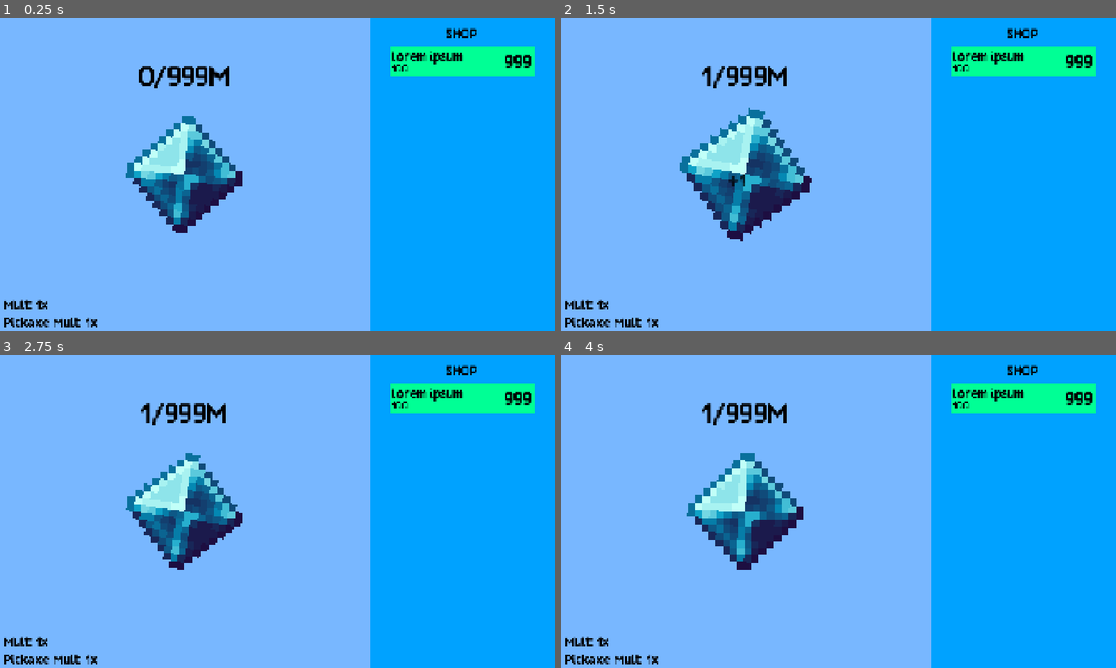
Above: before the commit, frames 1-4 (two rows, left to right).
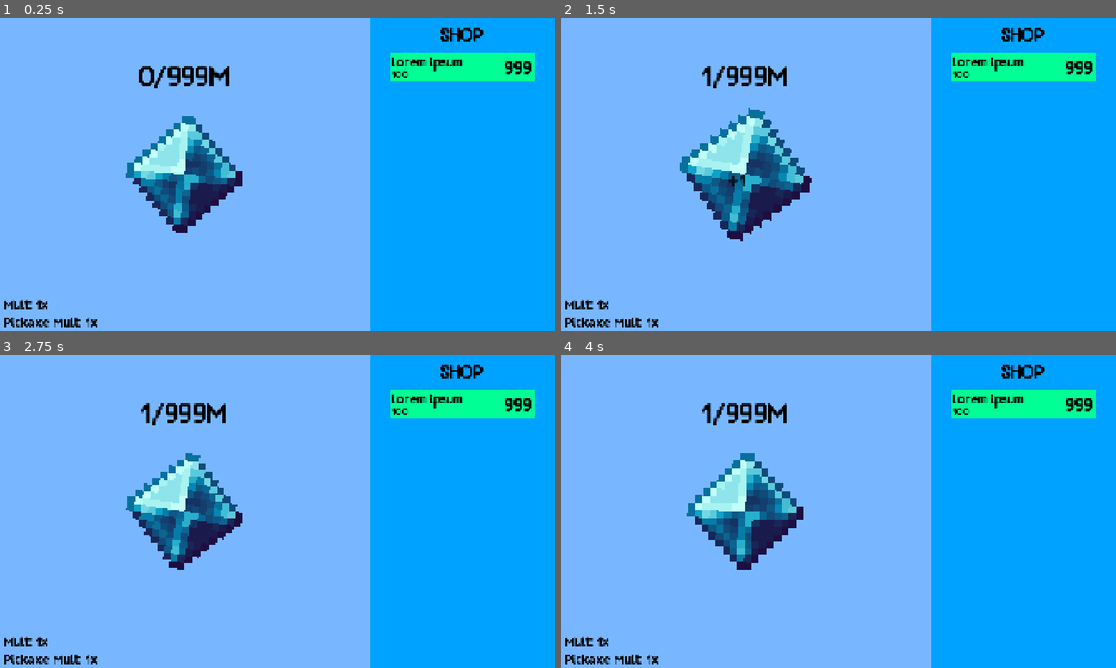
Above: after the commit, the same moments.

Repository: kyteidev/diamond-clicker-ultimate
Game: Godot game, scene res://scenes/game.tscn
Two runs of this game, one before a commit and one after it. Both use one fixed random seed, a clock stepped at 60 frames per second and the inputs below.
Inputs (mouse positions are in pixels of both pictures, inside the frame that each line leads up to):
- Up to frame 1 (0.25 s): no input
- Up to frame 2 (1.5 s): move the mouse to (960, 158) at 0.52 s; click (960, 158) at 0.6 s; move the mouse to (727, 190) at 1.27 s; click (727, 190) at 1.35 s
- Up to frame 3 (2.75 s): move the mouse to (333, 442) at 2.02 s; click (333, 442) at 2.1 s
- Up to frame 4 (4 s): move the mouse to (810, 574) at 2.77 s; click (810, 574) at 2.85 s; move the mouse to (1005, 558) at 3.52 s; click (1005, 558) at 3.6 s

The runs differ from the first frame. In frame 1, 1.8% of the frame differs, in the area x 70-97%, y 3-21%; in frame 2, 1.8%; in frame 3, 1.8%; in frame 4, 1.8%.

Commit message:
change layout

Diff:
--- a/scenes/game.tscn
+++ b/scenes/game.tscn
@@ -18,7 +18,7 @@
 
 [sub_resource type="LabelSettings" id="LabelSettings_nxcxh"]
 font = ExtResource("3_iywne")
-font_size = 48
+font_size = 64
 font_color = Color(0, 0, 0, 1)
 
 [node name="Game" type="CanvasLayer" unique_id=333142311]
@@ -105,26 +105,6 @@
 grow_vertical = 2
 color = Color(0, 0.63529414, 1, 1)
 
-[node name="ShopScrollContainer" type="ScrollContainer" parent="ShopPanel" unique_id=1652265594]
-clip_contents = false
-layout_mode = 1
-anchors_preset = 5
-anchor_left = 0.5
-anchor_right = 0.5
-offset_left = -280.0
-offset_top = 100.0
-offset_right = 280.0
-offset_bottom = 1000.0
-grow_horizontal = 2
-
-[node name="ShopContainer" type="VBoxContainer" parent="ShopPanel/ShopScrollContainer" unique_id=909014674]
-layout_mode = 2
-size_flags_horizontal = 3
-alignment = 1
-
-[node name="ShopItem1" parent="ShopPanel/ShopScrollContainer/ShopContainer" unique_id=1439018708 instance=ExtResource("1_uwrxv")]
-layout_mode = 2
-
 [node name="ShopTitle" type="Label" parent="ShopPanel" unique_id=1381283424]
 layout_mode = 1
 anchors_preset = 5
@@ -140,5 +120,25 @@
 horizontal_alignment = 1
 vertical_alignment = 1
 
+[node name="ShopScrollContainer" type="ScrollContainer" parent="ShopPanel" unique_id=1652265594]
+clip_contents = false
+layout_mode = 1
+anchors_preset = 5
+anchor_left = 0.5
+anchor_right = 0.5
+offset_left = -280.0
+offset_top = 120.0
+offset_right = 280.0
+offset_bottom = 1020.0
+grow_horizontal = 2
+
+[node name="ShopContainer" type="VBoxContainer" parent="ShopPanel/ShopScrollContainer" unique_id=909014674]
+layout_mode = 2
+size_flags_horizontal = 3
+alignment = 1
+
+[node name="ShopItem1" parent="ShopPanel/ShopScrollContainer/ShopContainer" unique_id=1439018708 instance=ExtResource("1_uwrxv")]
+layout_mode = 2
+
 [connection signal="mouse_entered" from="GamePanel/Diamond" to="GamePanel/Diamond" method="_on_mouse_entered"]
 [connection signal="mouse_exited" from="GamePanel/Diamond" to="GamePanel/Diamond" method="_on_mouse_exited"]
